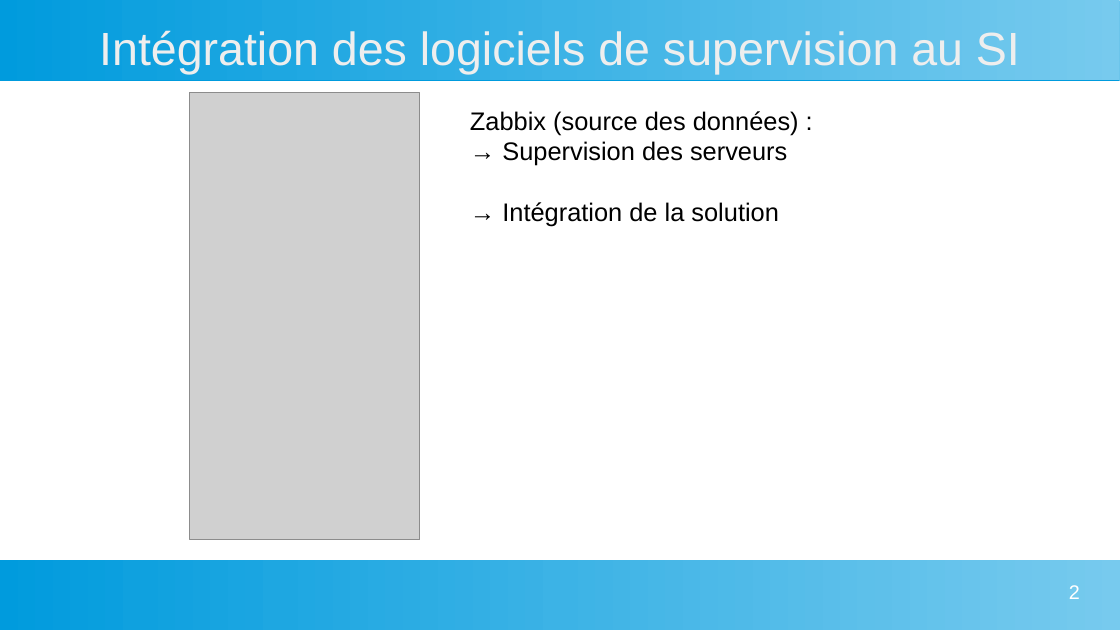
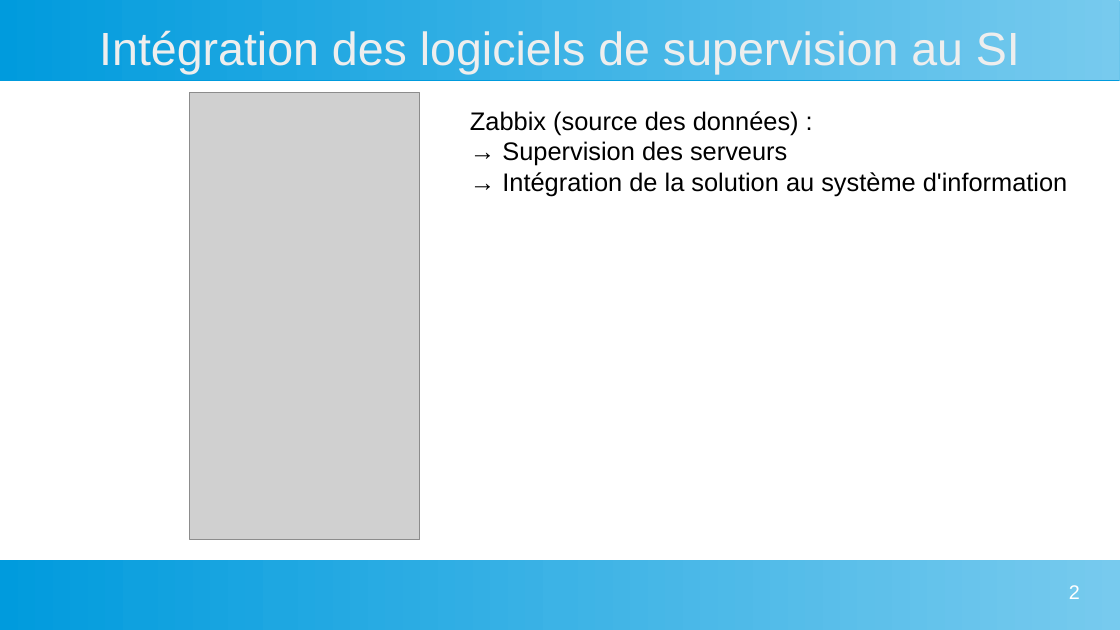
Before and after one commit to killex8569/Mon-Portfolio, a slide deck: slide 2 of data/Preuve 5.1 Mettre à disposition des utilisateurs un service informatique Supervision.odp. Drawn at 1120x630 pixels with LibreOffice and Linux fonts; fonts in the diff are those of the drawing; grey boxes stand for pictures. Boxes give left, top, right and bottom in pixels: in the first picture for what was removed or moved away, otherwise in the second. Text is boxed around its words. In the diff, an @@ line names an element or a change of style, - is before the commit and + after.

```diff
--- a/data/Preuve 5.1 Mettre à disposition des utilisateurs un service informatique Supervision.odp
+++ b/data/Preuve 5.1 Mettre à disposition des utilisateurs un service informatique Supervision.odp
@@ text at [502, 172, 1068, 196]: text changed @@
-→ Intégration de la solution
+→ Intégration de la solution au système d'information
```
Also in this commit, not shown: 2 other slides changed, 1 slide removed, 9 other files.
